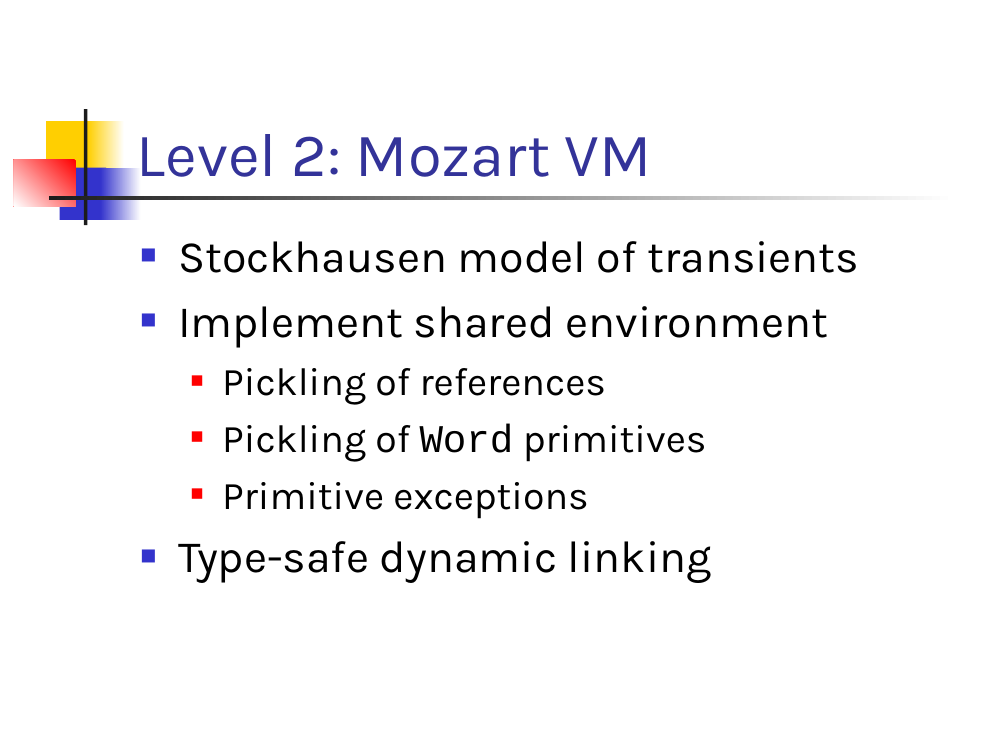
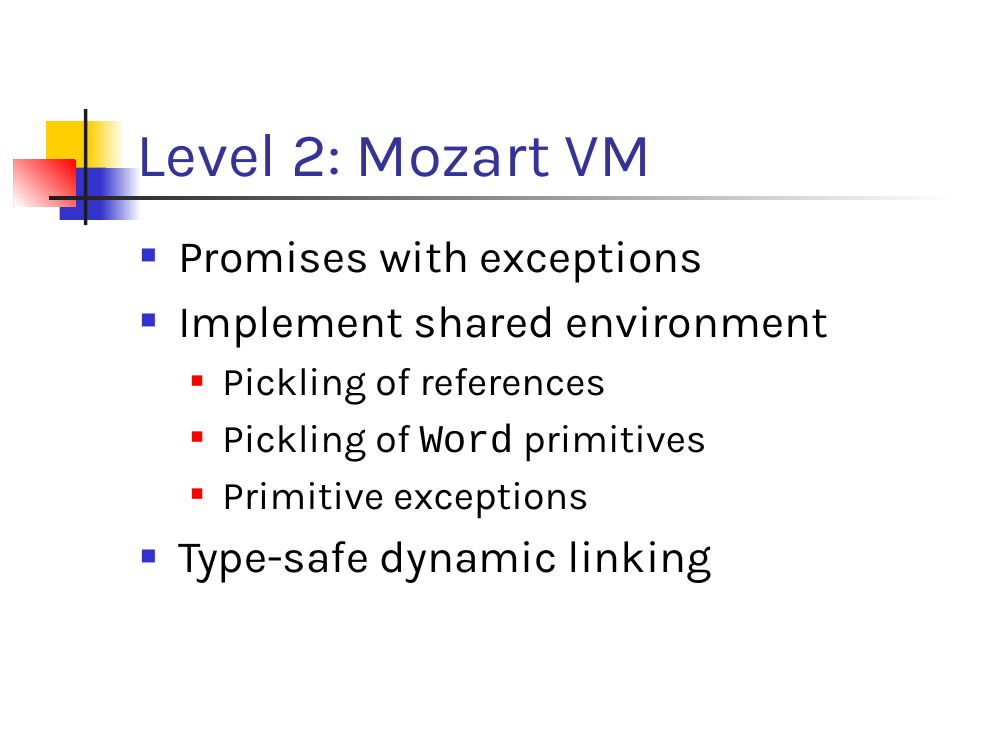
Before and after one commit to doublec/aliceml-abandoned, a slide deck: slide 9 of doc/presentations/progress19990916.ppt. Drawn at 1008x756 pixels with LibreOffice and Linux fonts; fonts in the diff are those of the drawing. Boxes give left, top, right and bottom in pixels: in the first picture for what was removed or moved away, otherwise in the second. Text is boxed around its words. In the diff, an @@ line names an element or a change of style, - is before the commit and + after.

Commit message:
Eps.

```diff
--- a/doc/presentations/progress19990916.ppt
+++ b/doc/presentations/progress19990916.ppt
@@ text at (178, 241, 703, 283): text changed @@
-■ Stockhausen model of transients
+■ Promises with exceptions
```
